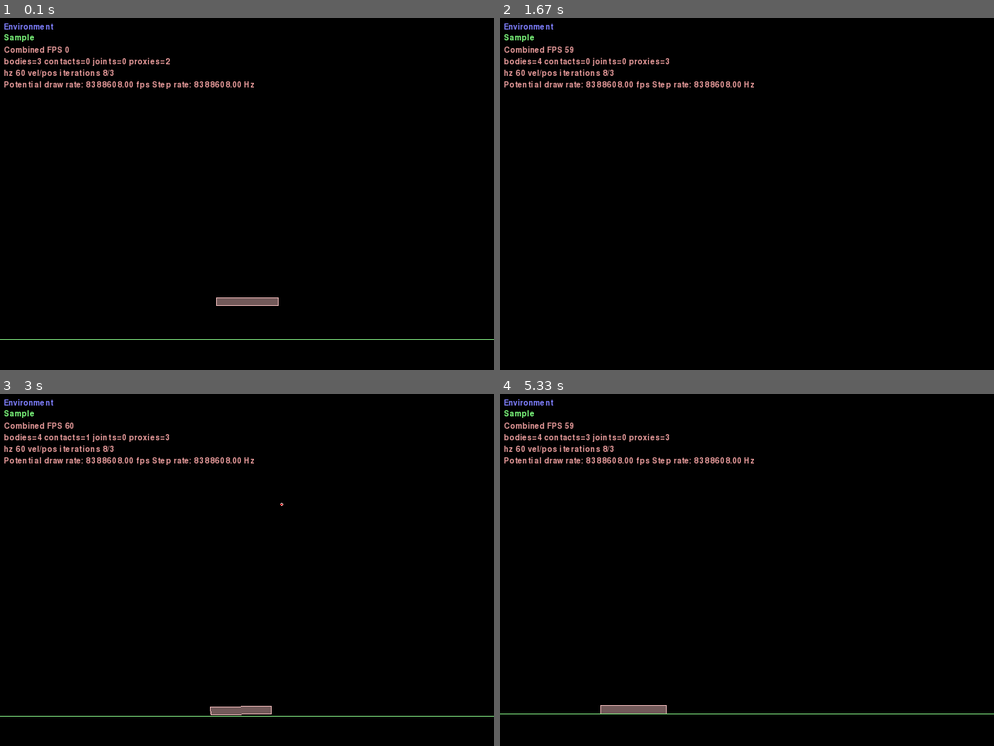
Above: before the commit, frames 1-4 (two rows, left to right).
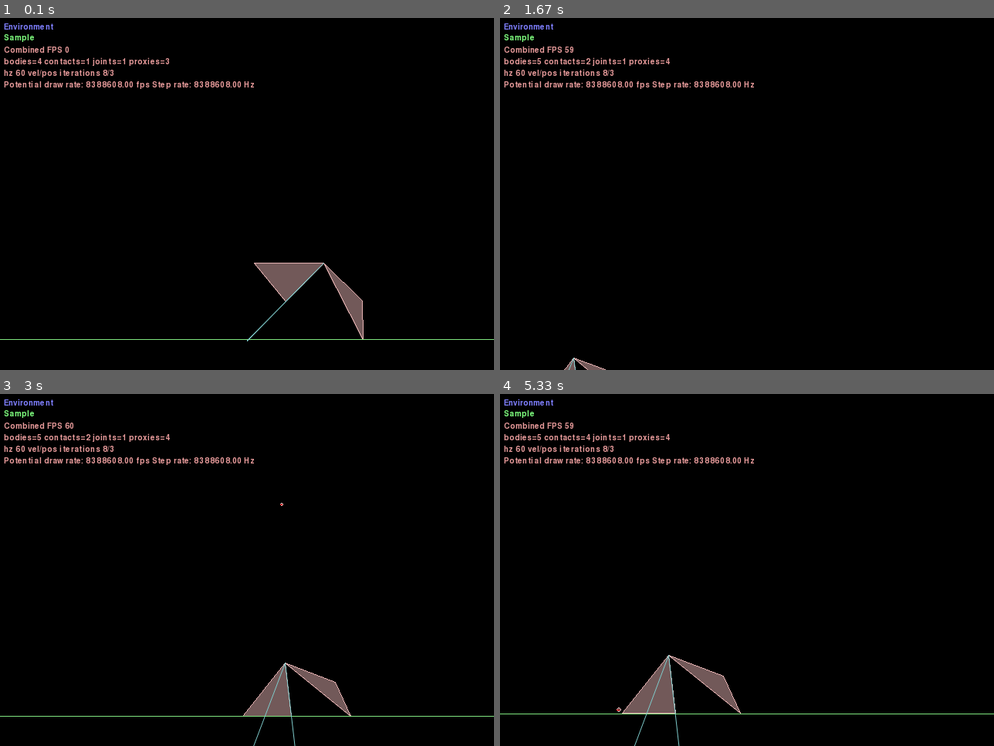
Above: after the commit, the same moments.

Repository: pradishb/evolution_simulator
Game: pygame game, started from environment.py
Same seed, same stepped clock (60 frames per second), same inputs: the game is played once before the commit and once after it.
Inputs (mouse positions are in pixels of both pictures, inside the frame that each line leads up to):
- Up to frame 1 (0.1 s): no input
- Up to frame 2 (1.67 s): hold Right 0.33-0.8 s; move the mouse to (727, 201) at 0.37 s; hold Up 0.88-1.18 s; move the mouse to (747, 208) at 0.92 s; tap Space at 0.95, 1.28, 1.58 s; tap Z at 1.03 s; hold Right from 1.22 s (still down); move the mouse to (628, 186) at 1.25 s; tap X at 1.37 s
- Up to frame 3 (3 s): release Right at 1.68 s; hold Left 1.72-2.25 s; move the mouse to (296, 643) at 1.75 s; tap Space at 1.78, 2.08, 2.35, 2.68, 2.98 s; hold Down 2.28-2.58 s; move the mouse to (93, 647) at 2.32 s; tap Z at 2.43 s; hold Left from 2.62 s (still down); move the mouse to (429, 689) at 2.65 s; tap X at 2.77 s
- Up to frame 4 (5.33 s): release Left at 3.02 s; hold Up 3.05-3.42 s; move the mouse to (806, 594) at 3.08 s; tap Space at 3.12, 3.52, 3.82, 4.18, 4.58, 4.88, 5.08 s; hold Right 3.45-4.08 s; move the mouse to (756, 436) at 3.48 s; tap Z at 3.6, 5.17 s; hold Down 4.12-4.48 s; move the mouse to (628, 489) at 4.15 s; tap X at 4.27 s; hold Left 4.52-4.98 s; move the mouse to (722, 658) at 4.55 s; hold Right from 5.02 s (still down); move the mouse to (747, 605) at 5.05 s

The runs differ from the first frame. In frame 1, 1.7% of the frame differs, in the area x 7-74%, y 11-92%; in frame 2, 0.2%; in frame 3, 1.4%; in frame 4, 1.5%.

Commit message:
Adds new shapes to environment

Diff:
--- a/environment.py
+++ b/environment.py
@@ -16,16 +16,53 @@
             shapes=b2EdgeShape(vertices=[(-50, 0), (50, 0)])
         )
 
-        # The platform
-        fixture = b2FixtureDef(
-            shape=b2PolygonShape(box=(4, 0.5)),
+        # # The platform
+        # float dx = x1 - x0; //delta x
+        # float dy = y1 - y0; //delta y
+        # float linelength = sqrtf(dx * dx + dy * dy)
+        # dx /= linelength
+        # dy /= linelength
+        # //Ok, (dx, dy) is now a unit vector pointing in the direction of the line
+        # //A perpendicular vector is given by (-dy, dx)
+        # const float thickness = 5; //Some number
+        # const float px = 0.5 * thickness * (-dy) #perpendicular vector with lenght thickness * 0.5
+        # const float py = 0.5 * thickness * dx
+        # glBegin(GL_QUADS)
+        # glVertex2f(x0 + px, y0 + py)
+        # glVertex2f(x1 + px, y1 + py)
+        # glVertex2f(x1 - px, y1 - py)
+        # glVertex2f(x0 - px, y0 - py)
+        # glEnd()
+
+
+        fixture_1 = b2FixtureDef(
+            shape=b2PolygonShape(vertices=[(5, 5), (10, 10), (1, 10)]),
             density=2,
             friction=0.6,
         )
 
-        self.platform = self.world.CreateDynamicBody(
-            position=(0, 5),
-            fixtures=fixture,
+        fixture_2 = b2FixtureDef(
+            shape=b2PolygonShape(vertices=[(10,10), (15, 5), (15,0)]),
+            density=2,
+            friction=0.6,
+        )
+
+        body_a = self.world.CreateDynamicBody(
+            # shapes=b2EdgeShape(vertices=[(-50, 0), (50, 0)]),
+            # position=(0, 5),
+            fixtures=fixture_1,
+        )
+
+        body_b = self.world.CreateDynamicBody(
+            fixtures=fixture_2,
+            # shapes=b2EdgeShape(vertices=[(10, 10), (15, 5)]),
+            # position=(4, 5),
+        )
+
+        self.world.CreateRevoluteJoint(
+            bodyA=body_a,
+            bodyB=body_b,
+            anchor=(10, 10)
         )
 
 
